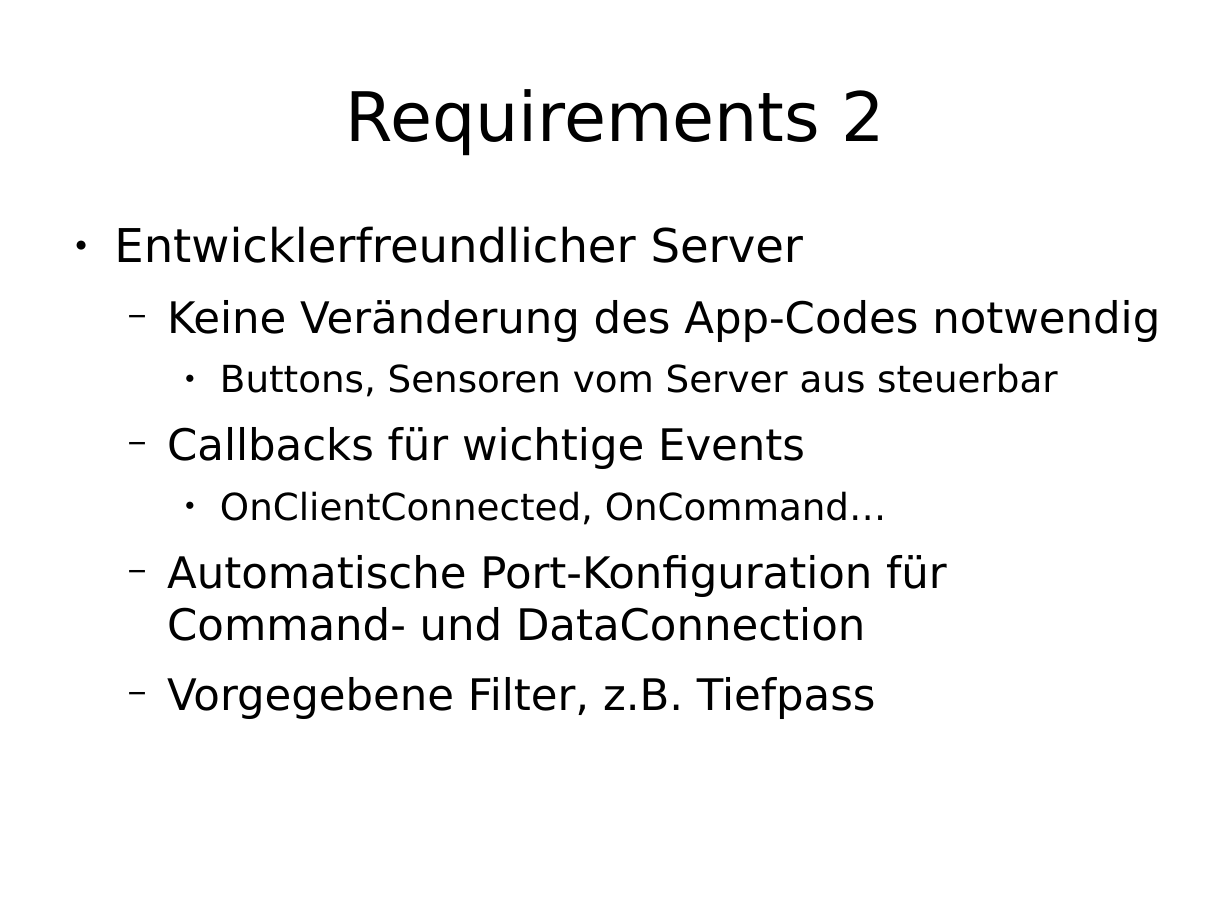
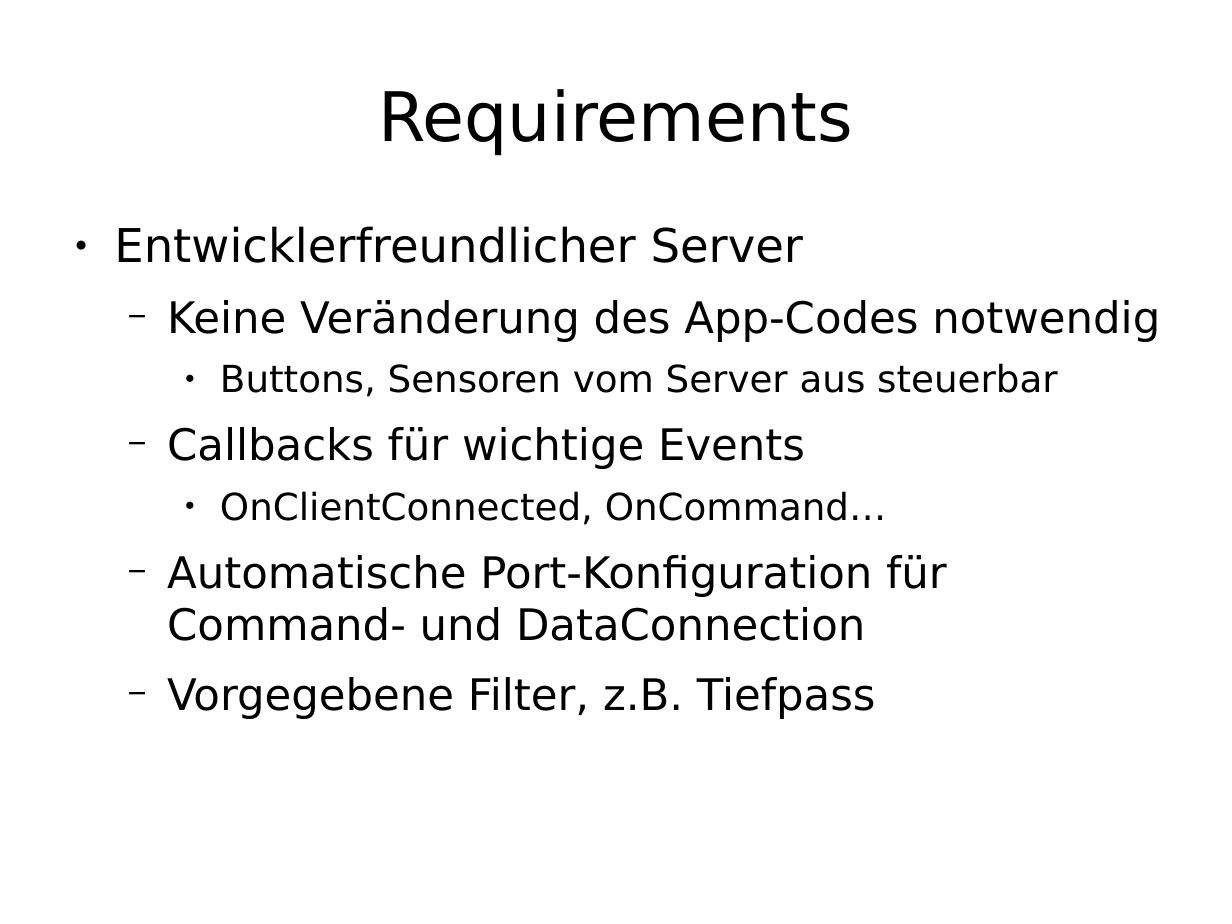
Before and after one commit to enra64/psychic-giggle, a slide deck: slide 5 of zwischenstand anfang dezember.odp. Drawn at 1232x924 pixels with LibreOffice and Linux fonts; fonts in the diff are those of the drawing. Boxes give left, top, right and bottom in pixels: in the first picture for what was removed or moved away, otherwise in the second. Text is boxed around its words. In the diff, an @@ line names an element or a change of style, - is before the commit and + after.

```diff
--- a/zwischenstand anfang dezember.odp
+++ b/zwischenstand anfang dezember.odp
@@ title at (378,89,853,155): text changed @@
-Requirements 2
+Requirements
```
Also in this commit, not shown: 5 other slides changed, 1 slide added, 2 slides removed.
